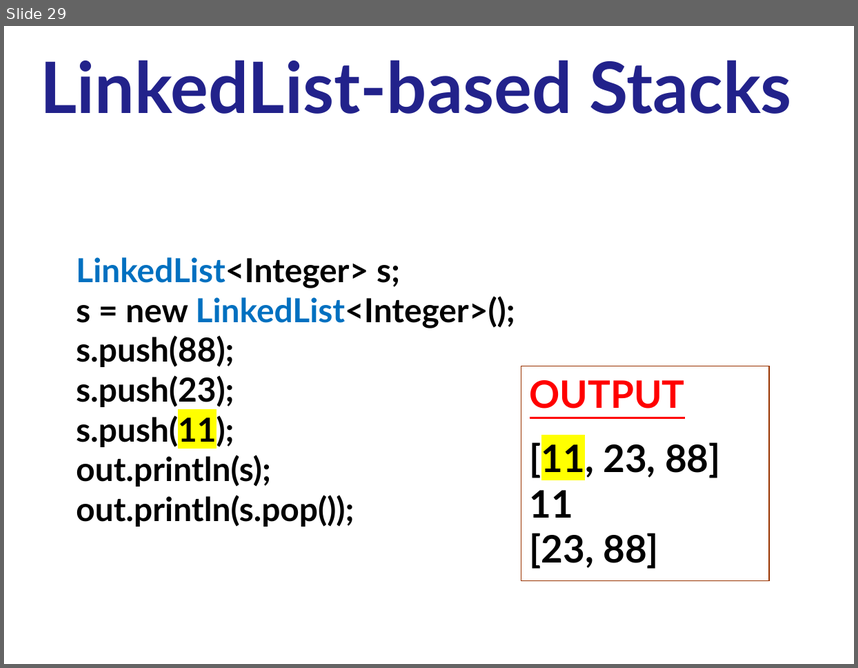
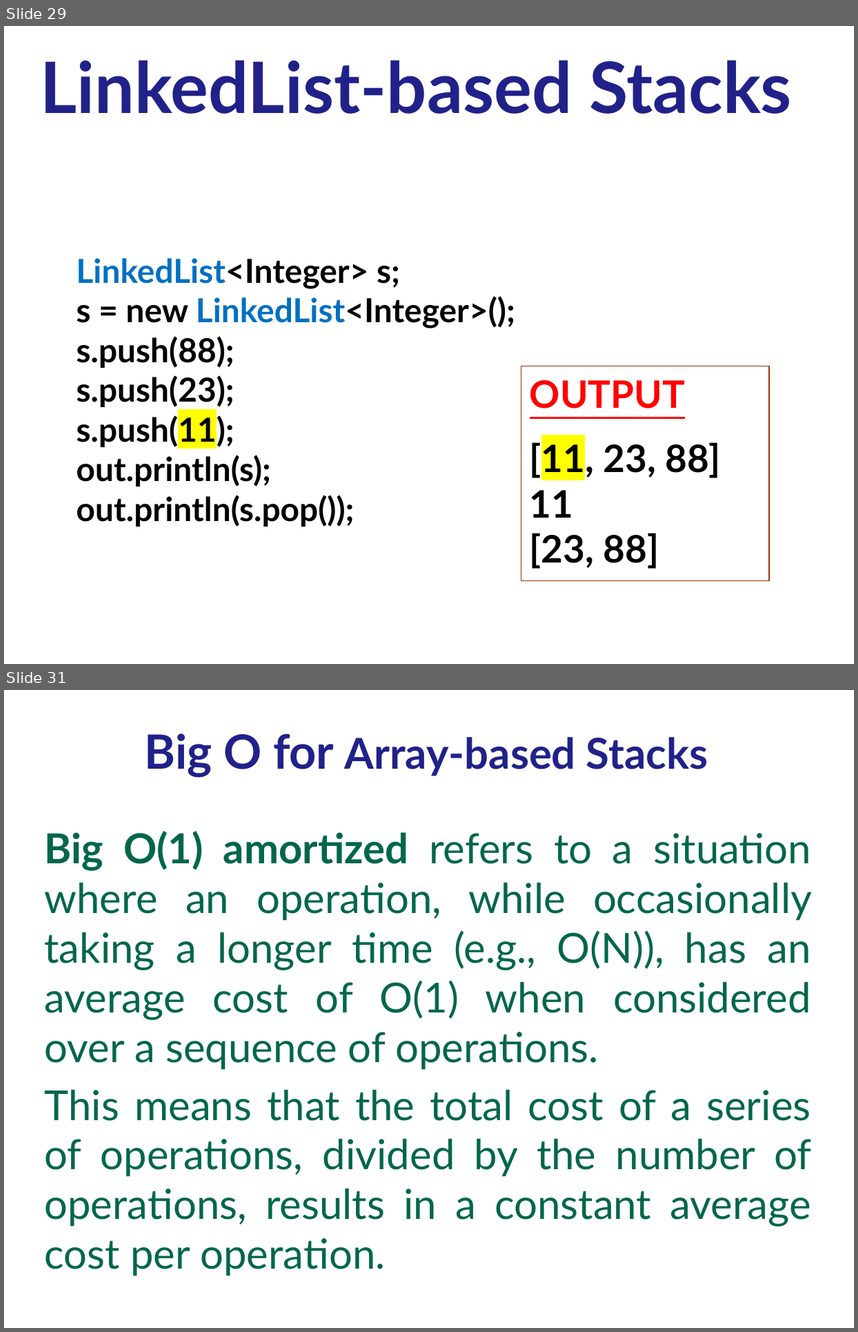
Before and after one commit to ishanigoli/cs3-labs, a slide deck: u06b_stacks/notes/13a.stacks.pptx. Shown one above the other, each under a label of ours: slide 29 before the commit, slides 29 and 31 after it; the slides between them are not shown. The pictures are 858x668 and 858x1332 pixels, drawn with LibreOffice and Linux fonts; fonts in the diff are those of the drawing. Boxes give left, top, right and bottom in pixels: in the first picture for what was removed or moved away, otherwise in the second. Text is boxed around its words. In the diff, an @@ line names an element or a change of style, - is before the commit and + after.

Commit message:
stack tester commit

```diff
--- a/u06b_stacks/notes/13a.stacks.pptx
+++ b/u06b_stacks/notes/13a.stacks.pptx
@@ slide 31 added at box(4, 690, 854, 1328), background #FFFFFF @@
@@ text added at box(145, 733, 708, 778), 36 pt, text #21218A, bold @@
+Big O for Array-based Stacks
@@ text added at box(44, 831, 812, 1276), 35 pt, text #00664C @@
+Big O(1) amortized refers to a situation where an operation, while occasionally taking a longer time (e.g., O(N)), has an average cost of O(1) when considered over a sequence of operations.
+This means that the total cost of a series of operations, divided by the number of operations, results in a constant average cost per operation.
```
Also in this commit, not shown: 25 other slides changed, 4 other slides added, 29 other files.
